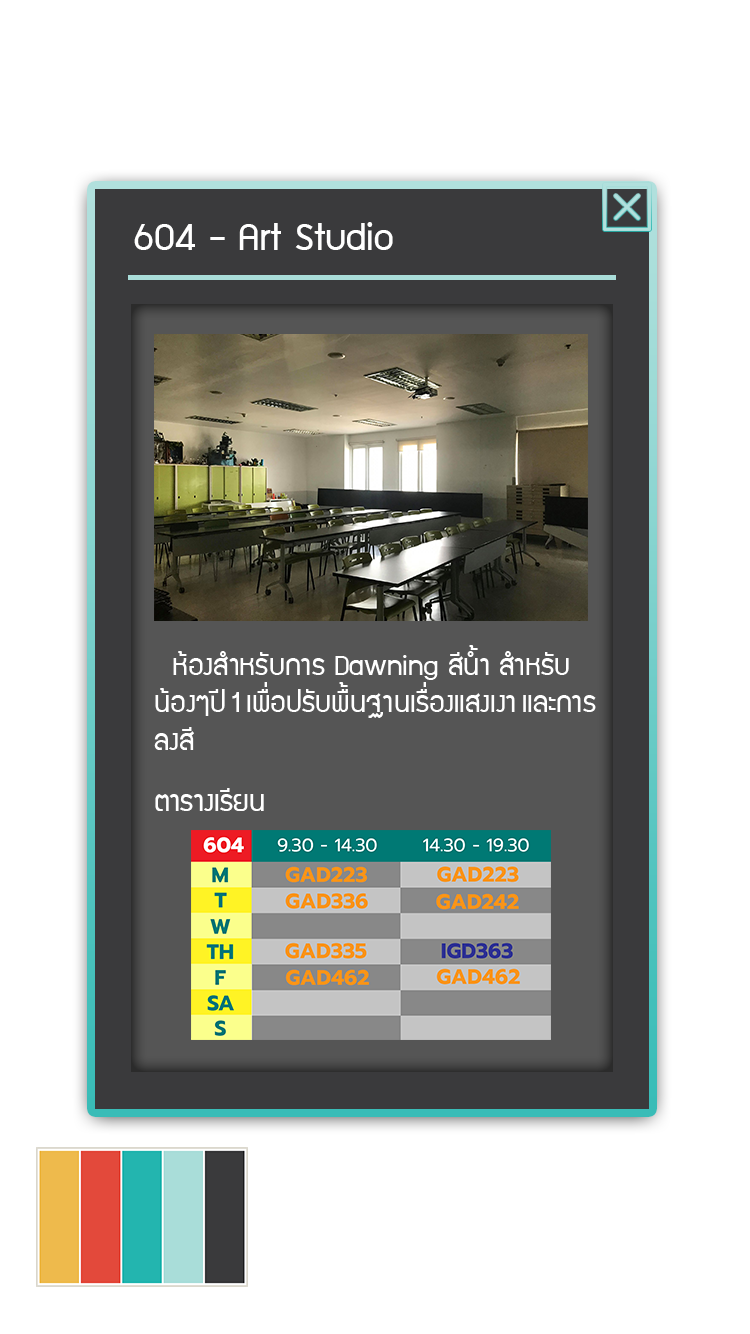
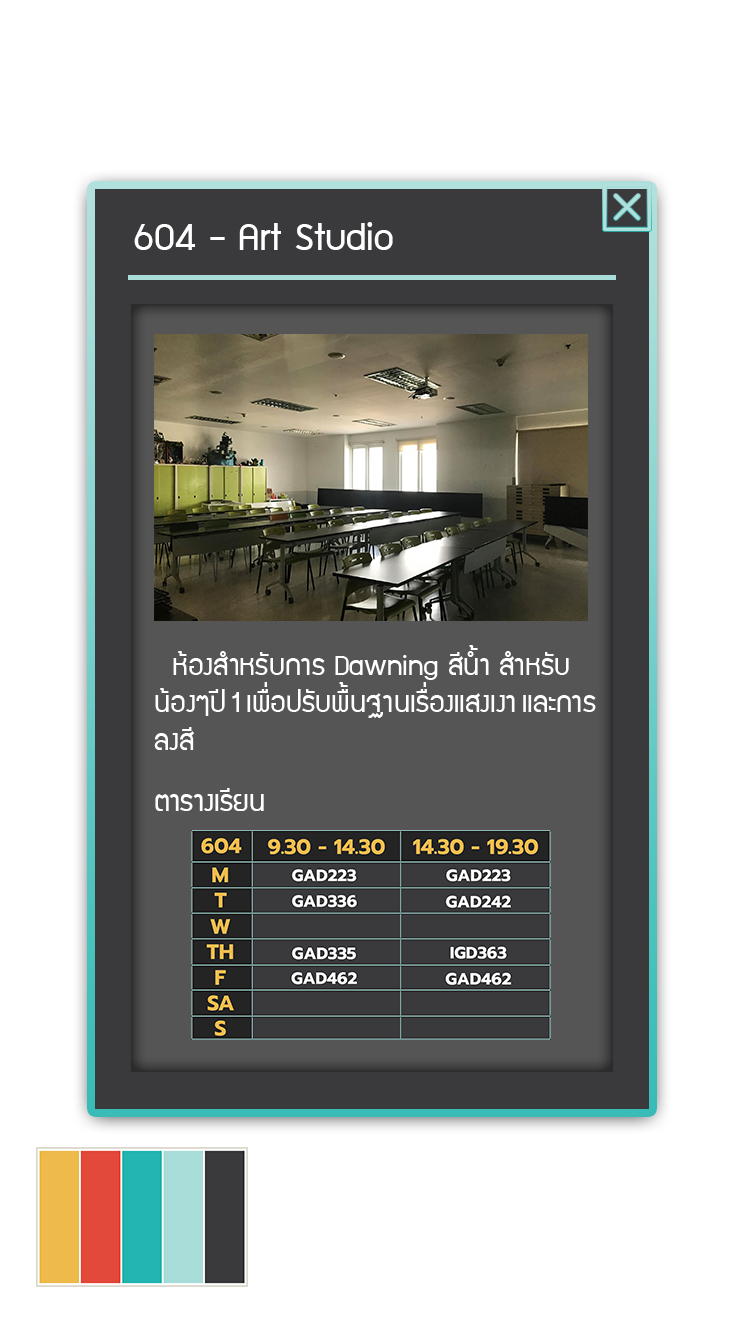
Revision of a layered w=750, h=1334 image; what changed, layer by layer:
added group "Table_604 Frame" with 1 layers above "colorscheme" over [191, 830, 551, 1040]
moved "Table_604" into group "Table_604 Frame", painted on it over [191, 830, 551, 1040]
